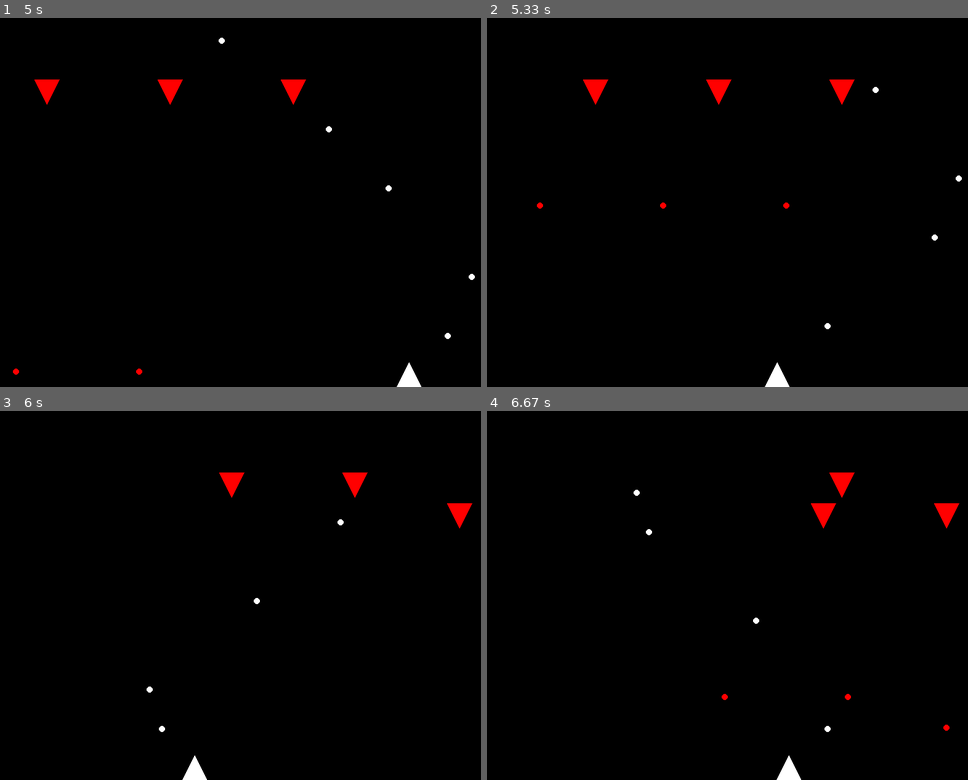
Above: before the commit, frames 1-4 (two rows, left to right).
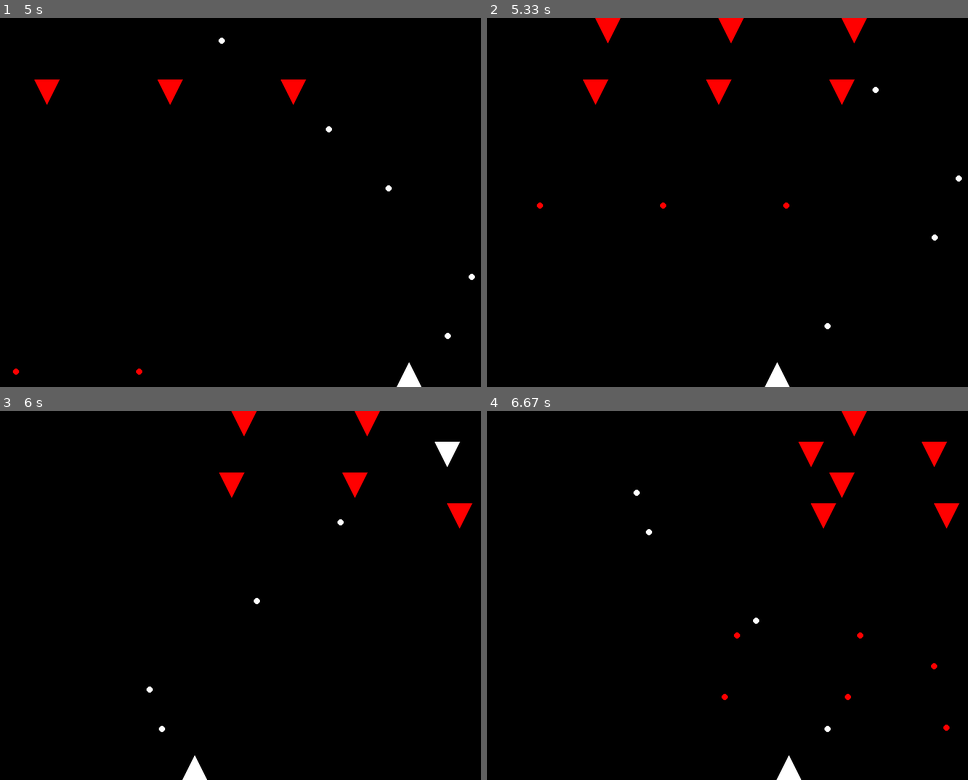
Above: after the commit, the same moments.

Repository: alderaan/Pygame-Space-Invaders
Game: pygame game, started from main.py
Same seed, same stepped clock (60 frames per second), same inputs: the game is played once before the commit and once after it.
Inputs:
- Up to frame 1 (5 s): tap Space at 0.33, 0.73, 1.03, 1.23, 1.53, 1.73, 2.03, 2.3, 2.6, 2.73, 3.03, 3.4, 3.7, 3.9, 4.2, 4.4, 4.7, 4.9 s; hold Right 0.67-1.13 s; hold Right 1.17-1.63 s; hold Left 1.67-2.2 s; hold Left 2.23-2.63 s; hold Right 2.67-3.3 s; hold Left 3.33-3.8 s; hold Right 3.83-4.3 s; hold Right 4.33-4.8 s; hold Left from 4.83 s (still down)
- Up to frame 2 (5.33 s): keep holding Left; tap Space at 5.2 s
- Up to frame 3 (6 s): release Left at 5.37 s; hold Left 5.4-5.8 s; tap Space at 5.47, 5.77, 5.9 s; hold Right from 5.83 s (still down)
- Up to frame 4 (6.67 s): tap Space at 6.2, 6.57 s; release Right at 6.47 s; hold Left from 6.5 s (still down)

Frame 1 is identical in both runs. In frame 2, 0.6% of the frame differs, in the area x 22-80%, y 0-7%; in frame 3, 0.6%; in frame 4, 0.6%, in the area x 51-96%, y 0-70%.

Commit message:
player flashes too

Diff:
--- a/config.py
+++ b/config.py
@@ -13,6 +13,7 @@
 ENEMY_HEIGHT = 40
 ENEMY_BULLET_COLOR = (255, 0, 0)
 ENEMY_RELOAD_TIME = 1
+ENEMY_SPAWN_INTERVAL = 5
 
 BULLET_WIDTH = 10
 BULLET_HEIGHT = 10
--- a/game.py
+++ b/game.py
@@ -1,6 +1,6 @@
 import pygame
 from player import Player
-from config import SCREEN_WIDTH, SCREEN_HEIGHT
+from config import SCREEN_WIDTH, SCREEN_HEIGHT, ENEMY_SPAWN_INTERVAL
 from enemy import Enemy
 from collision import check_collision
 
@@ -18,11 +18,15 @@
         Enemy(500, 0),
     ]
 
+    spawn_timer = 0
+    spawn_interval = ENEMY_SPAWN_INTERVAL
+
     run = True
 
     # GAME LOOP
     while run:
         dt = clock.tick(60) / 1000  # Convert milliseconds to seconds
+        spawn_timer += dt
 
         # EVENT HANDLING
         for event in pygame.event.get():
@@ -58,6 +62,17 @@
                     enemy.bullets.remove(bullet)
                     # Optionally, reduce player's health or handle game over
 
+        # Spawn a new enemy every x seconds
+        if spawn_timer >= spawn_interval:
+            enemies.extend(
+                [
+                    Enemy(100, 0),
+                    Enemy(300, 0),
+                    Enemy(500, 0),
+                ]
+            )
+            spawn_timer = 0  # Reset the spawn timer
+
         # RENDERING
         screen.fill((0, 0, 0))
         player.draw(screen)
--- a/player.py
+++ b/player.py
@@ -59,7 +59,7 @@
         self.health -= damage
         if self.health <= 0:
             print("Player died")
-            return True  # Enemy is dead
+            return True  # Player is dead
         # Start flashing
         self.is_flashing = True
         self.flash_start_time = time.time()
